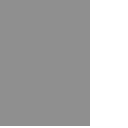
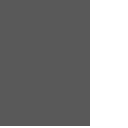
The second w=128, h=128 image is a revision of the first. Changes to its layers:
"window": opacity 50% → 65%, painted on it over [0, 0, 90, 126]
